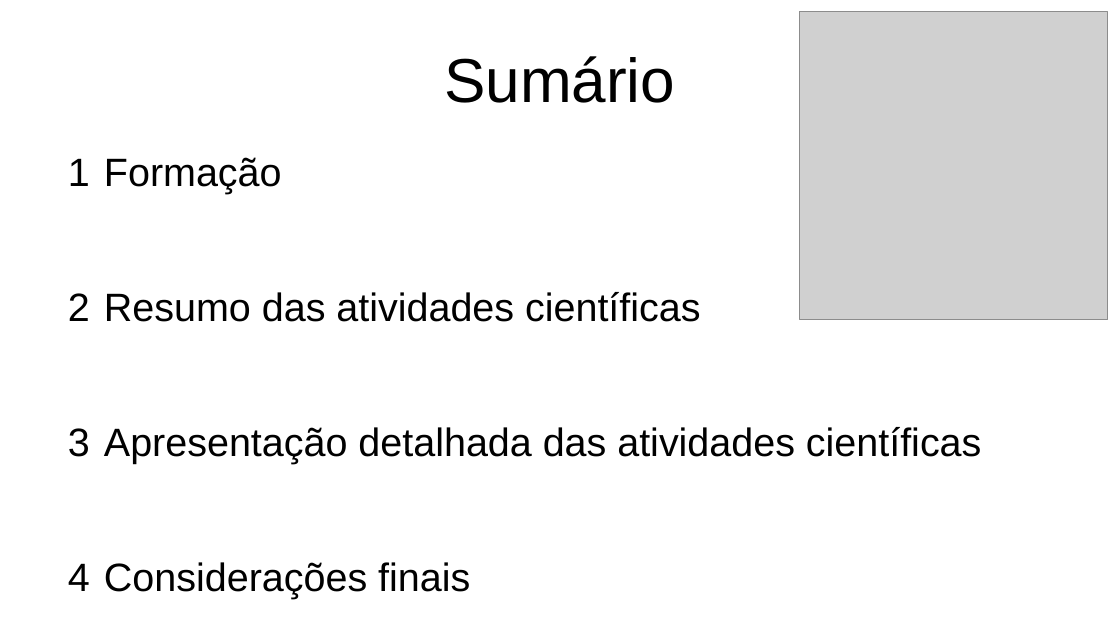
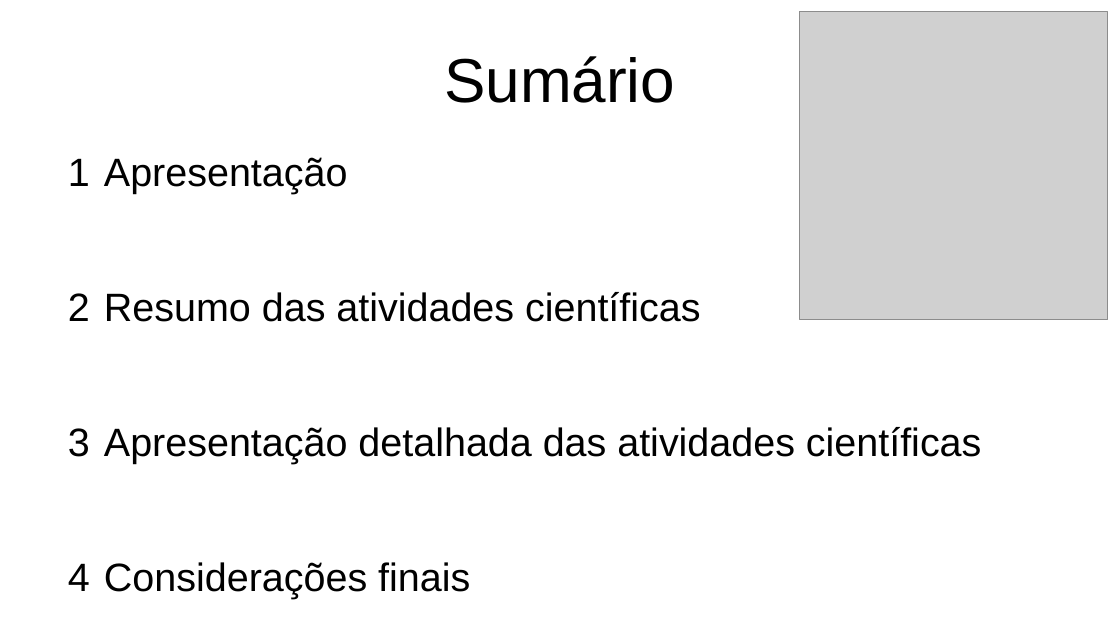
Before and after one commit to birocoles/memos, a slide deck: slide 3 of Titular_III/slides/apresentacao_titular3.odp. Drawn at 1120x630 pixels with LibreOffice and Linux fonts; fonts in the diff are those of the drawing; grey boxes stand for pictures. Boxes give left, top, right and bottom in pixels: in the first picture for what was removed or moved away, otherwise in the second. Text is boxed around its words. In the diff, an @@ line names an element or a change of style, - is before the commit and + after.

```diff
--- a/Titular_III/slides/apresentacao_titular3.odp
+++ b/Titular_III/slides/apresentacao_titular3.odp
@@ text at box(104, 157, 348, 194): text changed @@
-1 Formação
+1 Apresentação
```
Also in this commit, not shown: 2 other slides changed, 25 slides added, 11 other files.
